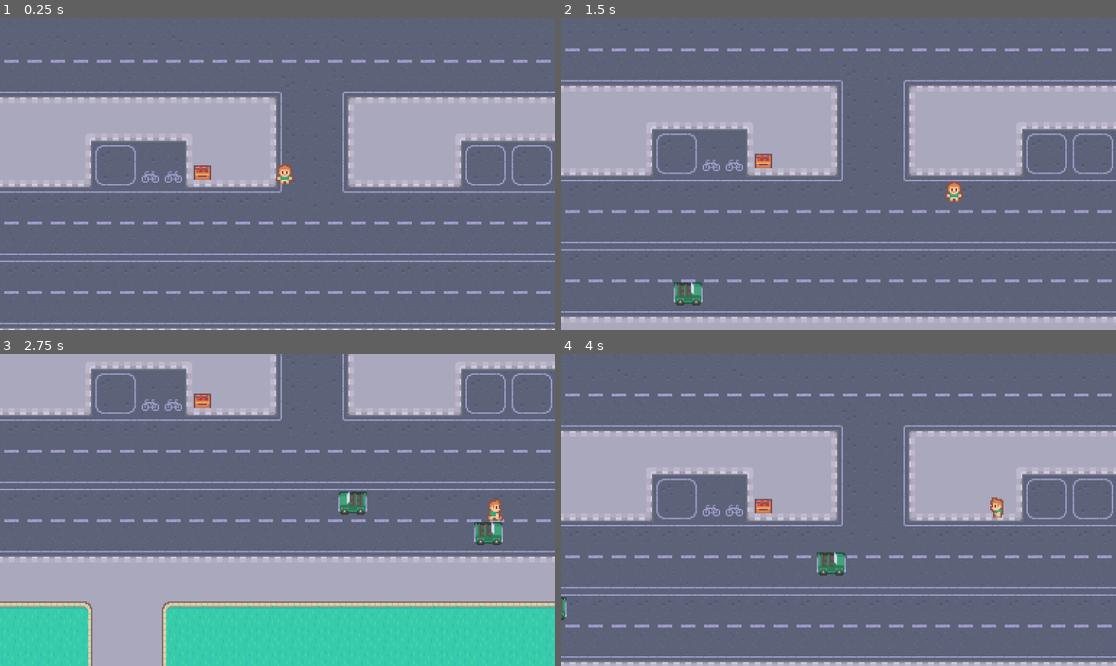
Above: before the commit, frames 1-4 (two rows, left to right).
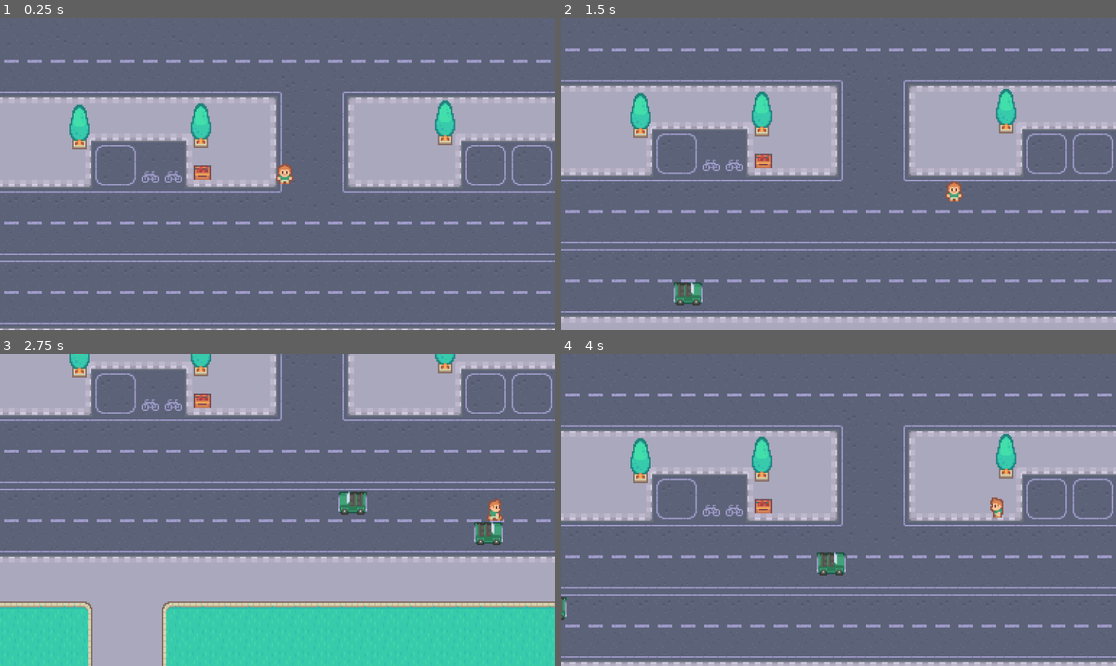
Above: after the commit, the same moments.

Repository: DigitalBubblegum/Frogger
Game: Godot game, scene res://scenes/game.tscn
Two runs of this game, one before a commit and one after it. Both use one fixed random seed, a clock stepped at 60 frames per second and the inputs below.
Inputs:
- Up to frame 1 (0.25 s): no input
- Up to frame 2 (1.5 s): tap Enter at 0.5 s; hold Right (right) 0.53-1.28 s; tap Space (confirm) at 0.6, 1.35 s; hold Down (down) from 1.28 s (still down)
- Up to frame 3 (2.75 s): release Down (down) at 2.03 s; hold Right (right) from 2.03 s (still down); tap Space (confirm) at 2.1 s
- Up to frame 4 (4 s): release Right (right) at 2.78 s; hold Up (up) 2.78-3.53 s; tap Space (confirm) at 2.85, 3.6 s; hold Left (left) from 3.53 s (still down)

The runs differ from the first frame. In frame 1, 1.3% of the frame differs, in the area x 12-83%, y 26-43%; in frame 2, 1.3%; in frame 3, 0.6%; in frame 4, 1.3%, in the area x 12-83%, y 25-42%.

Commit message:
added some foliage

Diff:
--- a/scenes/game.gd
+++ b/scenes/game.gd
@@ -18,7 +18,7 @@
 	var car = car_scene.instantiate() as Area2D
 	var pos_marker = $CarStartPositions.get_children().pick_random() as Marker2D
 	car.position = pos_marker.position
-	add_child(car)
+	$Objects.add_child(car)
 	car.connect("body_entered",go_to_title)
 
 func go_to_title(body):
--- a/scenes/game.tscn
+++ b/scenes/game.tscn
@@ -1,16 +1,20 @@
-[gd_scene load_steps=8 format=3 uid="uid://dfq2iqhuccltx"]
+[gd_scene load_steps=10 format=3 uid="uid://dfq2iqhuccltx"]
 
 [ext_resource type="Script" uid="uid://4vxvmd16aeo1" path="res://scenes/game.gd" id="1_iywne"]
 [ext_resource type="Texture2D" uid="uid://doghmovcgeltw" path="res://graphics/map.png" id="1_uwrxv"]
 [ext_resource type="PackedScene" uid="uid://dghd7rii024ea" path="res://scenes/player.tscn" id="2_yqjtg"]
 [ext_resource type="PackedScene" uid="uid://birpgxq4j4lbn" path="res://scenes/house.tscn" id="3_lnu2h"]
 [ext_resource type="PackedScene" uid="uid://ba5keywqggssa" path="res://scenes/box_1.tscn" id="4_lbhrr"]
+[ext_resource type="Texture2D" uid="uid://boj6kq1t4mduj" path="res://graphics/objects/tree potted.png" id="6_p57ef"]
 
 [sub_resource type="RectangleShape2D" id="RectangleShape2D_lbhrr"]
 size = Vector2(20, 643)
 
 [sub_resource type="RectangleShape2D" id="RectangleShape2D_iywne"]
 size = Vector2(193, 32)
+
+[sub_resource type="RectangleShape2D" id="RectangleShape2D_u5sy4"]
+size = Vector2(12, 19)
 
 [node name="Game" type="Node2D"]
 script = ExtResource("1_iywne")
@@ -20,26 +24,28 @@
 [node name="BG" type="Sprite2D" parent="."]
 position = Vector2(195, 326)
 texture = ExtResource("1_uwrxv")
+metadata/_edit_lock_ = true
 
-[node name="StaticBody2D" type="StaticBody2D" parent="."]
+[node name="Walls" type="StaticBody2D" parent="."]
 collision_layer = 8
 collision_mask = 0
+metadata/_edit_lock_ = true
 
-[node name="CollisionShape2D" type="CollisionShape2D" parent="StaticBody2D"]
+[node name="CollisionShape2D" type="CollisionShape2D" parent="Walls"]
 position = Vector2(216, 656)
 rotation = 1.5707964
 shape = SubResource("RectangleShape2D_lbhrr")
 
-[node name="CollisionShape2D4" type="CollisionShape2D" parent="StaticBody2D"]
+[node name="CollisionShape2D4" type="CollisionShape2D" parent="Walls"]
 position = Vector2(214, -4)
 rotation = 1.5707964
 shape = SubResource("RectangleShape2D_lbhrr")
 
-[node name="CollisionShape2D2" type="CollisionShape2D" parent="StaticBody2D"]
+[node name="CollisionShape2D2" type="CollisionShape2D" parent="Walls"]
 position = Vector2(397, 327)
 shape = SubResource("RectangleShape2D_lbhrr")
 
-[node name="CollisionShape2D3" type="CollisionShape2D" parent="StaticBody2D"]
+[node name="CollisionShape2D3" type="CollisionShape2D" parent="Walls"]
 position = Vector2(-7, 327)
 shape = SubResource("RectangleShape2D_lbhrr")
 
@@ -58,6 +64,7 @@
 autostart = true
 
 [node name="CarStartPositions" type="Node2D" parent="."]
+metadata/_edit_lock_ = true
 
 [node name="Marker2D" type="Marker2D" parent="CarStartPositions"]
 position = Vector2(-9, 487)
@@ -83,5 +90,78 @@
 [node name="Box1" parent="Objects" instance=ExtResource("4_lbhrr")]
 position = Vector2(143, 395)
 
+[node name="StaticObjects" type="Node2D" parent="."]
+y_sort_enabled = true
+
+[node name="TreePotted" type="Sprite2D" parent="StaticObjects"]
+position = Vector2(58, 363)
+texture = ExtResource("6_p57ef")
+
+[node name="StaticBody2D" type="StaticBody2D" parent="StaticObjects/TreePotted"]
+
+[node name="CollisionShape2D" type="CollisionShape2D" parent="StaticObjects/TreePotted/StaticBody2D"]
+position = Vector2(0, 3.5)
+shape = SubResource("RectangleShape2D_u5sy4")
+
+[node name="TreePotted2" type="Sprite2D" parent="StaticObjects"]
+position = Vector2(142, 362)
+texture = ExtResource("6_p57ef")
+
+[node name="StaticBody2D" type="StaticBody2D" parent="StaticObjects/TreePotted2"]
+
+[node name="CollisionShape2D" type="CollisionShape2D" parent="StaticObjects/TreePotted2/StaticBody2D"]
+position = Vector2(0, 3.5)
+shape = SubResource("RectangleShape2D_u5sy4")
+
+[node name="TreePotted3" type="Sprite2D" parent="StaticObjects"]
+position = Vector2(311, 360)
+texture = ExtResource("6_p57ef")
+
+[node name="StaticBody2D" type="StaticBody2D" parent="StaticObjects/TreePotted3"]
+
+[node name="CollisionShape2D" type="CollisionShape2D" parent="StaticObjects/TreePotted3/StaticBody2D"]
+position = Vector2(0, 3.5)
+shape = SubResource("RectangleShape2D_u5sy4")
+
+[node name="TreePotted4" type="Sprite2D" parent="StaticObjects"]
+position = Vector2(60, 242)
+texture = ExtResource("6_p57ef")
+
+[node name="StaticBody2D" type="StaticBody2D" parent="StaticObjects/TreePotted4"]
+
+[node name="CollisionShape2D" type="CollisionShape2D" parent="StaticObjects/TreePotted4/StaticBody2D"]
+position = Vector2(0, 3.5)
+shape = SubResource("RectangleShape2D_u5sy4")
+
+[node name="TreePotted5" type="Sprite2D" parent="StaticObjects"]
+position = Vector2(170, 243)
+texture = ExtResource("6_p57ef")
+
+[node name="StaticBody2D" type="StaticBody2D" parent="StaticObjects/TreePotted5"]
+
+[node name="CollisionShape2D" type="CollisionShape2D" parent="StaticObjects/TreePotted5/StaticBody2D"]
+position = Vector2(0, 3.5)
+shape = SubResource("RectangleShape2D_u5sy4")
+
+[node name="TreePotted6" type="Sprite2D" parent="StaticObjects"]
+position = Vector2(330, 242)
+texture = ExtResource("6_p57ef")
+
+[node name="StaticBody2D" type="StaticBody2D" parent="StaticObjects/TreePotted6"]
+
+[node name="CollisionShape2D" type="CollisionShape2D" parent="StaticObjects/TreePotted6/StaticBody2D"]
+position = Vector2(0, 3.5)
+shape = SubResource("RectangleShape2D_u5sy4")
+
+[node name="TreePotted7" type="Sprite2D" parent="StaticObjects"]
+position = Vector2(300, 242)
+texture = ExtResource("6_p57ef")
+
+[node name="StaticBody2D" type="StaticBody2D" parent="StaticObjects/TreePotted7"]
+
+[node name="CollisionShape2D" type="CollisionShape2D" parent="StaticObjects/TreePotted7/StaticBody2D"]
+position = Vector2(0, 3.5)
+shape = SubResource("RectangleShape2D_u5sy4")
+
 [connection signal="body_entered" from="FinishArea" to="." method="_on_area_2d_body_entered"]
 [connection signal="timeout" from="Timer/CarTimer" to="." method="_on_car_timer_timeout"]
Not shown, changed: .gitignore
